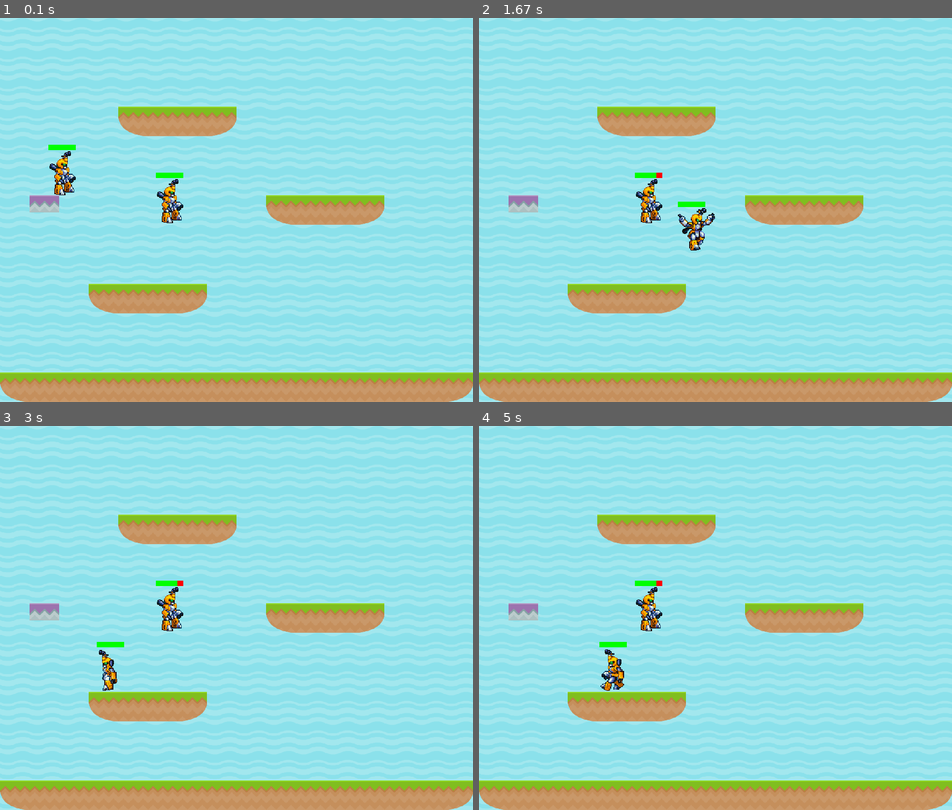
Above: before the commit, frames 1-4 (two rows, left to right).
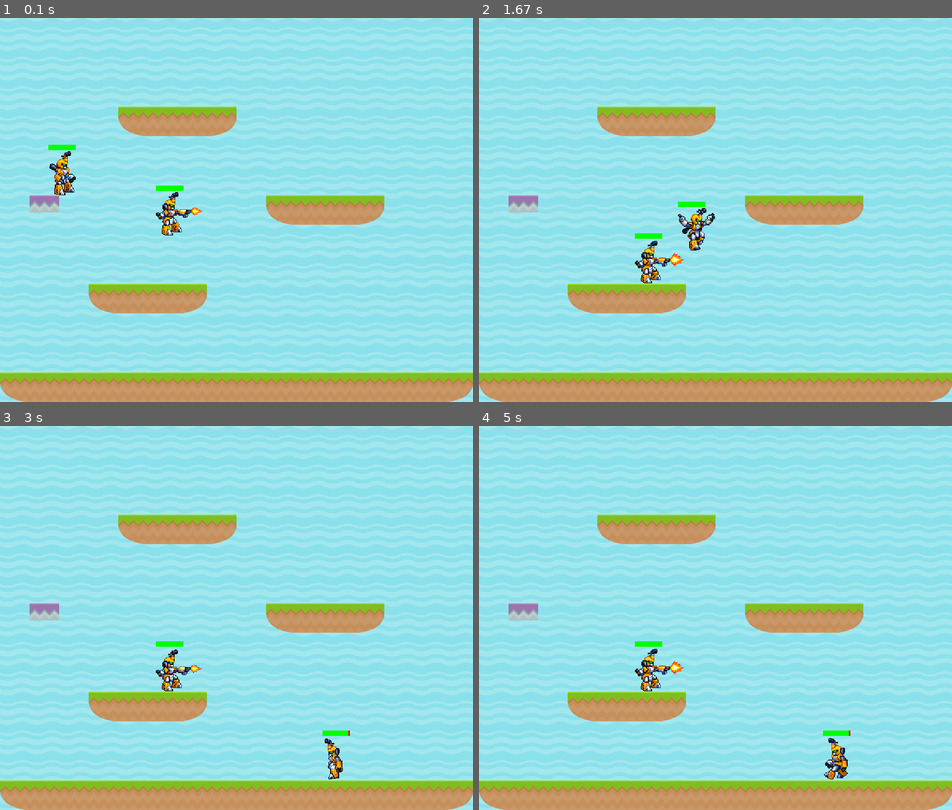
Above: after the commit, the same moments.

Repository: SaranSundar/RobattlePVP
Game: pygame game, started from game.py
Two runs of this game, one before a commit and one after it. Both use one fixed random seed, a clock stepped at 60 frames per second and the inputs below.
Inputs:
- Up to frame 1 (0.1 s): no input
- Up to frame 2 (1.67 s): hold Right 0.33-0.8 s; hold Up 0.83-1.13 s; hold Right 1.17-1.63 s
- Up to frame 3 (3 s): hold Left 1.67-2.2 s; hold Down 2.23-2.53 s; tap W at 2.57 s; hold Left from 2.9 s (still down)
- Up to frame 4 (5 s): release Left at 3.3 s; hold Up 3.33-3.7 s; hold Right 3.73-4.37 s; hold Left from 4.8 s (still down)

The runs differ from the first frame. In frame 1, 0.7% of the frame differs, in the area x 32-43%, y 40-57%; in frame 2, 0.9%; in frame 3, 1.5%; in frame 4, 1.7%, in the area x 25-79%, y 40-93%.

Commit message:
damage added

Diff:
--- a/fighters/metabee.py
+++ b/fighters/metabee.py
@@ -5,29 +5,3 @@
     def __init__(self, x, y, unique_id):
         super().__init__(x, y, unique_id, "Metabee/Metabee_SpriteSheet.png", "Metabee/Metabee_Hitbox.png",
                          "Metabee.txt")
-
-    def choose_animation(self):
-        # WRITE CODE TO DECIDE WHAT ANIMATION TO CHOOSE ALL IN THIS ONE METHOD THEN CALL IN UPDATE
-        # Were on the ground
-        # print(self.single_jump, self.right, self.left)
-        # single jump is true or false, but left and right are 1 or 0
-        if self.attack1:
-            self.animation.update_animation("Attack-1")
-        elif self.attack2:
-            self.animation.update_animation("Attack-2")
-        # elif self.attack3:
-        #     self.animation.update_animation("Attack-3")
-        # elif self.attack4:
-        #     self.animation.update_animation("Attack-4")
-        elif self.on_ground:
-            if not self.right and not self.left:
-                self.animation.update_animation("Idle")
-            elif self.right or self.left:
-                self.animation.update_animation("Walking")
-        elif not self.on_ground:
-            # Were jumping
-            # print(self.delta_y)
-            if self.delta_y < 0:
-                self.animation.update_animation("Jumping")
-            elif self.delta_y > 2:
-                self.animation.update_animation("Falling")
--- a/fighters/player.py
+++ b/fighters/player.py
@@ -21,13 +21,15 @@
     on_ground = False
     last_press = "r"
     scale = 1.75
+    attack_info = {}
 
     def __init__(self, x, y, unique_id, spritesheet, hitbox, animations):
         super().__init__()
         self.unique_id = unique_id
         # Animation setup
         self.animation = Animation(spritesheet, hitbox, animations, scale=1.5, animation_name="Idle")
-        self.animation.update_animation("Idle")
+        self.animation_name = "Idle"
+        self.animation.update_animation(self.animation_name)
         self.image, collision_image, self.mask = self.animation.get_image()
         self.rect = self.image.get_rect()
         self.rect.x = x
@@ -47,6 +49,21 @@
         self.should_override = False
         self.x_velocity = 0
         self.y_velocity = 0
+
+        # Attack Settings
+        self.set_attack_info()
+
+    # This method needs to be overridden in every fighters class
+    def set_attack_info(self):
+        # Angles should all be right facing and in radians, can be flipped when applying damage
+        self.create_attack("Attack-1", dmg=5)
+        self.create_attack("Attack-2", angle=math.pi / 4)
+        self.create_attack("Attack-3")
+        self.create_attack("Attack-4")
+
+    # Knock back time in ms
+    def create_attack(self, attack_name, angle=0.0, dmg=1, bs_kbk=5, kbk_time=500):
+        self.attack_info[attack_name] = {'angle': angle, 'dmg': dmg, 'bs_kbk': bs_kbk, 'kbk_time': kbk_time}
 
     def draw(self, surface):
         pygame.draw.rect(surface, pygame.Color("red"), (self.rect.x, self.rect.y - 12, self.rect.width, 10))
@@ -72,6 +89,7 @@
         print(copy)
 
     def process_keys(self, keys):
+        # Keys return 1 if true and 0 if false
         self.down = keys[pygame.K_DOWN]
         self.up = keys[pygame.K_UP]
         self.right = keys[pygame.K_RIGHT]
@@ -81,52 +99,53 @@
         self.attack2 = keys[pygame.K_w]
         self.attack3 = keys[pygame.K_e]
         self.attack4 = keys[pygame.K_r]
-        # print(self.up)
 
     def set_room(self, room):
         self.room = room
 
-    def apply_damage(self, dmg=1, base_knock_back=5, angle=(math.pi / 4)):
+    def apply_damage(self, enemy_attack_info):
+        angle = enemy_attack_info['angle']
+        dmg = enemy_attack_info['dmg']
+        bs_kbk = enemy_attack_info['bs_kbk']
+        kbk_time = enemy_attack_info['kbk_time']
         angle = -angle
         # Knock-back calculations applied after applying the damage taken
         self.damage_taken += dmg
+        print(self.damage_taken)
 
         # Calculate knock-back
-        knock_back = base_knock_back + dmg
+        knock_back = bs_kbk + dmg
 
         # Calculate velocity and time (milliseconds)
         self.x_velocity = knock_back * math.cos(angle)
         self.y_velocity = knock_back * math.sin(angle)
-        lockout_time = 500
         current_milli_sec = int(round(time.time() * 1000))
-        self.time_override = current_milli_sec + lockout_time
+        self.time_override = current_milli_sec + kbk_time
         self.should_override = True
 
-    def choose_animation(self):
-        # WRITE CODE TO DECIDE WHAT ANIMATION TO CHOOSE ALL IN THIS ONE METHOD THEN CALL IN UPDATE
-        # Were on the ground
-        # print(self.single_jump, self.right, self.left)
-        # single jump is true or false, but left and right are 1 or 0
+    def choose_animation(self, disable_secondary_attacks=True):
+        animation_name = "Idle"
         if self.attack1:
-            self.animation.update_animation("Attack-1")
+            animation_name = "Attack-1"
         elif self.attack2:
-            self.animation.update_animation("Attack-2")
-        elif self.attack3:
-            self.animation.update_animation("Attack-3")
-        elif self.attack4:
-            self.animation.update_animation("Attack-4")
+            animation_name = "Attack-2"
+        elif self.attack3 and not disable_secondary_attacks:
+            animation_name = "Attack-3"
+        elif self.attack4 and not disable_secondary_attacks:
+            animation_name = "Attack-4"
         elif self.on_ground:
             if not self.right and not self.left:
-                self.animation.update_animation("Idle")
+                animation_name = "Idle"
             elif self.right or self.left:
-                self.animation.update_animation("Walking")
+                animation_name = "Walking"
         elif not self.on_ground:
             # Were jumping
-            # print(self.delta_y)
             if self.delta_y < 0:
-                self.animation.update_animation("Jumping")
+                animation_name = "Jumping"
             elif self.delta_y > 2:
-                self.animation.update_animation("Falling")
+                animation_name = "Falling"
+        self.animation_name = animation_name
+        self.animation.update_animation(self.animation_name)
 
     # Use booleans for movement and update based on booleans in update method
     def update(self, players):
@@ -205,7 +224,7 @@
                 if self.delta_y > 0:
                     self.on_ground = True
                     self.rect.bottom = block.rect.top
-                    #print("top", block.rect.top)
+                    # print("top", block.rect.top)
                 elif self.delta_y < 0:
                     self.on_ground = True
                     self.rect.bottom = block.rect.top
@@ -213,18 +232,22 @@
                 # Stop our vertical movement
                 self.delta_y = 0
 
-        # Assume this is you attacking another player
-        for key in players:
-            if players[key] != self:
-                player_hit = pygame.sprite.collide_rect(self, players[key])
-                if player_hit:
-                    players[key].apply_damage()
-
         # Player bounds
         if self.rect.right >= constants.SCREEN_WIDTH:
             self.rect.right = constants.SCREEN_WIDTH
         elif self.rect.left <= 0:
             self.rect.left = 0
+
+        # Assume this is another player attacking you
+        for key in players:
+            enemy = players[key]  # type: Player
+            if enemy.unique_id != self.unique_id:
+                if "Attack" in enemy.animation_name:
+                    if pygame.sprite.collide_rect(self, enemy):
+                        enemy_attack_info = enemy.attack_info[enemy.animation_name]
+                        if enemy.last_press is "l":
+                            enemy_attack_info['angle'] = math.pi - enemy_attack_info['angle']
+                        self.apply_damage(enemy_attack_info)
 
         self.image = locked_image
         self.choose_animation()
--- /dev/null
+++ b/fighters/test_dummy.py
@@ -0,0 +1,19 @@
+from fighters.player import Player
+
+
+class TestDummy(Player):
+    def __init__(self, x, y, unique_id):
+        super().__init__(x, y, unique_id, "Metabee/Metabee_SpriteSheet.png", "Metabee/Metabee_Hitbox.png",
+                         "Metabee.txt")
+
+    def process_keys(self, keys):
+        # self.down = keys[pygame.K_DOWN]
+        # self.up = keys[pygame.K_UP]
+        # self.right = keys[pygame.K_RIGHT]
+        # self.left = keys[pygame.K_LEFT]
+        # self.space = keys[pygame.K_SPACE]
+        # self.attack1 = keys[pygame.K_q]
+        # self.attack2 = keys[pygame.K_w]
+        # self.attack3 = keys[pygame.K_e]
+        # self.attack4 = keys[pygame.K_r]
+        self.attack1 = 1
--- a/world.py
+++ b/world.py
@@ -1,6 +1,7 @@
 import pygame
 
 from fighters.metabee import Metabee
+from fighters.test_dummy import TestDummy
 from room import Room
 
 BACKGROUND_COLOR = pygame.Color("cyan")
@@ -10,7 +11,7 @@
     def __init__(self):
         # Players group used to draw multiple players
         self.player = Metabee(90, 300, 1256)
-        self.player2 = Metabee(290, 300, 1257)
+        self.player2 = TestDummy(290, 300, 1257)
         self.players = {}
         self.add_player(self.player)
         self.add_player(self.player2)
@@ -37,6 +38,8 @@
     def process_events(self):
         keys = pygame.key.get_pressed()
         self.player.process_keys(keys)
+        # Remove these line for networking
+        self.player2.process_keys(keys)
         for event in pygame.event.get():
             if event.type == pygame.QUIT:
                 self.done = True
@@ -45,6 +48,9 @@
         # --- Game Logic ---
         self.player.set_room(self.rooms[self.current_room])
         self.player.update(self.players)
+        # Remove these line for networking
+        self.player2.set_room(self.rooms[self.current_room])
+        self.player2.update(self.players)
 
     def draw(self):
         self.screen.fill(BACKGROUND_COLOR)
